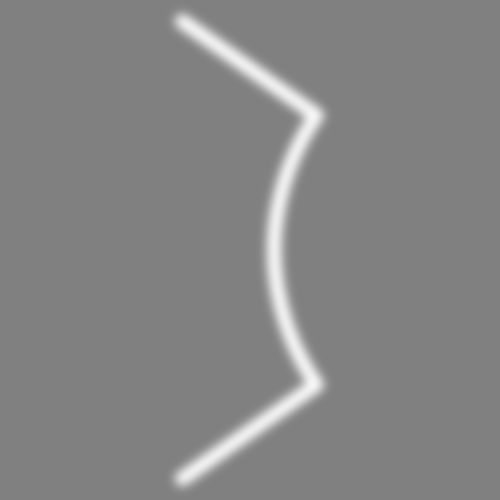
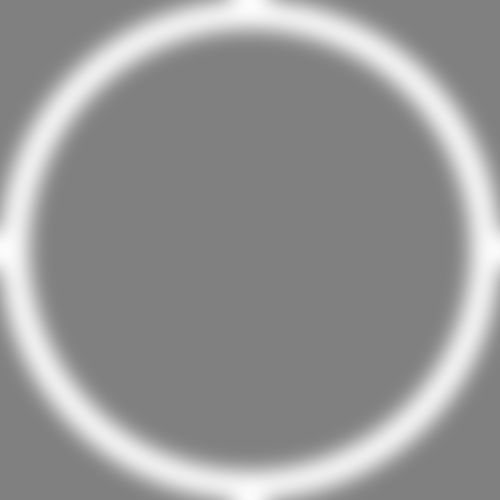
Layers edited between the first and the second 500x500 image:
added layer "ReticleDirection" above "Layer 10" over 0, 0, 500, 500
hid "Layer 9" over 163, 2, 336, 498
